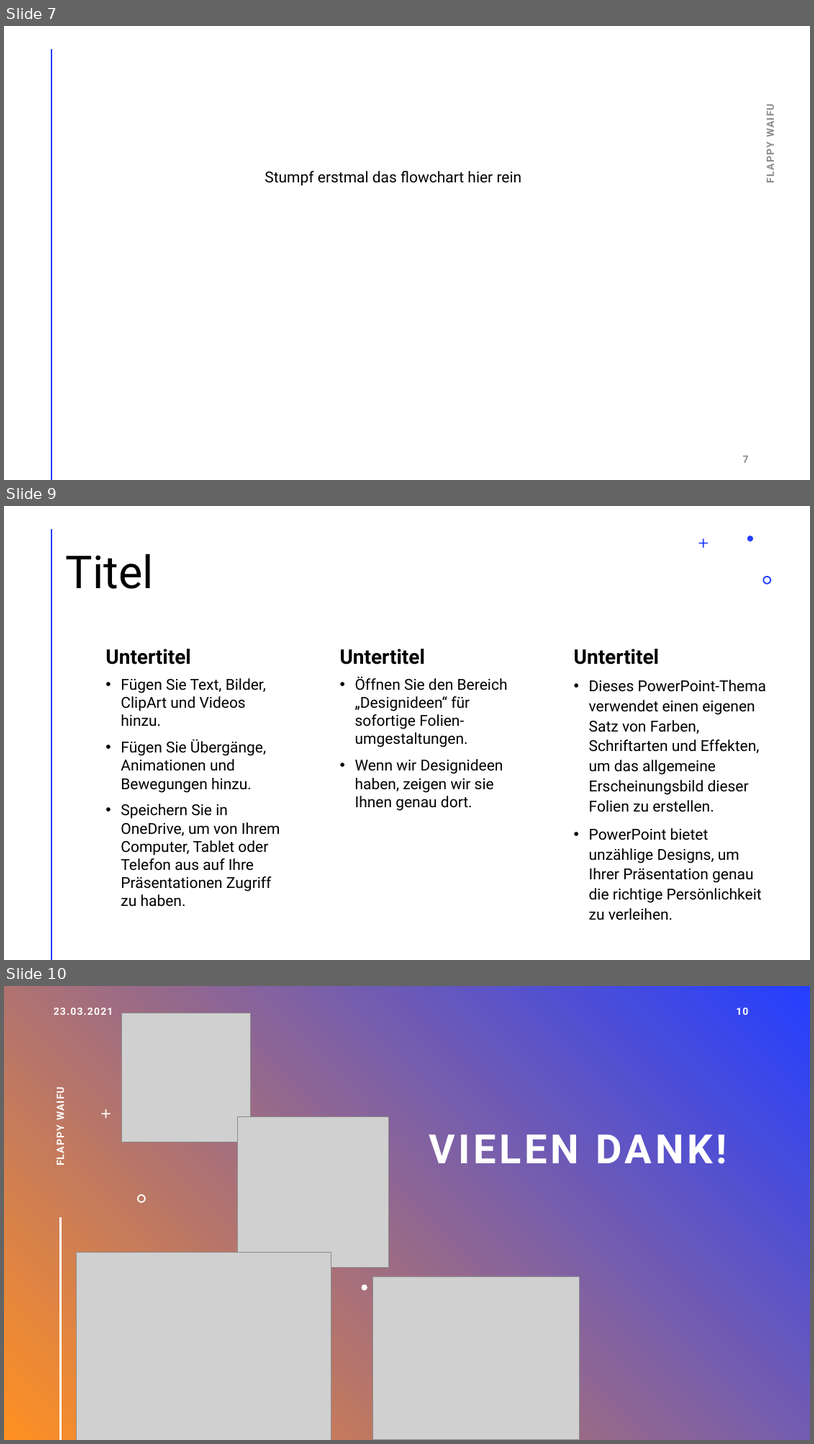
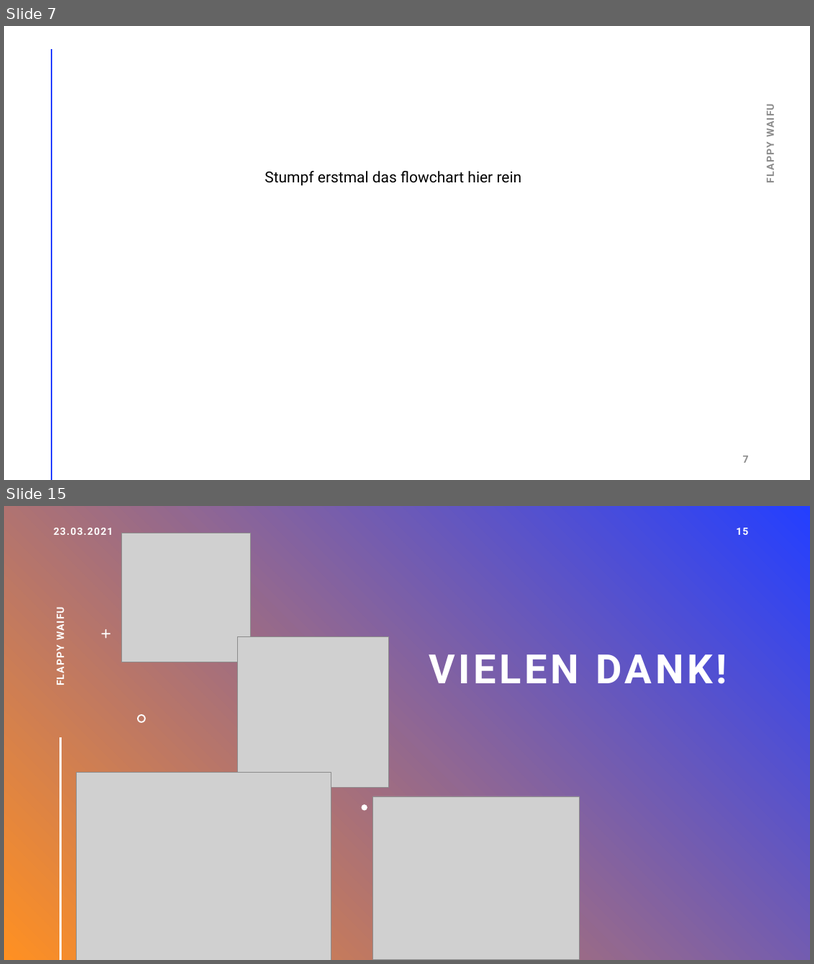
Before and after one commit to Bunnykiller151/projectFlappyWaifu, a slide deck: Flappy_Waifu.pptx. Shown one above the other, each under a label of ours: slides 7, 9 and 10 before the commit, slides 7 and 15 after it; the slides between them are not shown. The pictures are 814x1444 and 814x964 pixels, drawn with LibreOffice and Linux fonts; fonts in the diff are those of the drawing; grey boxes stand for pictures. Boxes give left, top, right and bottom in pixels: in the first picture for what was removed or moved away, otherwise in the second. Text is boxed around its words. In the diff, an @@ line names an element or a change of style, - is before the commit and + after.

```diff
--- a/Flappy_Waifu.pptx
+++ b/Flappy_Waifu.pptx
@@ slide 9 removed at (x1=4, y1=506, x2=810, y2=960), background #FFFFFF; not listed: 1 template element that a slide beside it also shows @@
@@ freeform shape removed at (x1=699, y1=538, x2=708, y2=548) @@
@@ freeform shape removed at (x1=748, y1=536, x2=754, y2=542) @@
@@ title removed at (x1=66, y1=554, x2=154, y2=589) @@
-Titel
@@ freeform shape removed at (x1=763, y1=576, x2=772, y2=584) @@
@@ text removed at (x1=106, y1=649, x2=190, y2=664) @@
-Untertitel
@@ text removed at (x1=340, y1=649, x2=425, y2=664) @@
-Untertitel
@@ text removed at (x1=574, y1=649, x2=659, y2=664) @@
-Untertitel
@@ text removed at (x1=121, y1=678, x2=280, y2=906) @@
-• Fügen Sie Text, Bilder, ClipArt und Videos hinzu.
-• Fügen Sie Übergänge, Animationen und Bewegungen hinzu.
-• Speichern Sie in OneDrive, um von Ihrem Computer, Tablet oder Telefon aus auf Ihre Präsentationen Zugriff zu haben.
@@ text removed at (x1=355, y1=676, x2=508, y2=811) @@
-• Öffnen Sie den Bereich „Designideen“ für sofortige Folien-umgestaltungen.
-• Wenn wir Designideen haben, zeigen wir sie Ihnen genau dort.
@@ text removed at (x1=589, y1=680, x2=766, y2=920) @@
-• Dieses PowerPoint-Thema verwendet einen eigenen Satz von Farben, Schriftarten und Effekten, um das allgemeine Erscheinungsbild dieser Folien zu erstellen.
-• PowerPoint bietet unzählige Designs, um Ihrer Präsentation genau die richtige Persönlichkeit zu verleihen.
@@ what was slide 10 is now slide 15 @@
@@ page number at (x1=736, y1=528, x2=748, y2=535): text changed @@
-10
+15
```
Also in this commit, not shown: 1 slide changed, 6 slides added.
